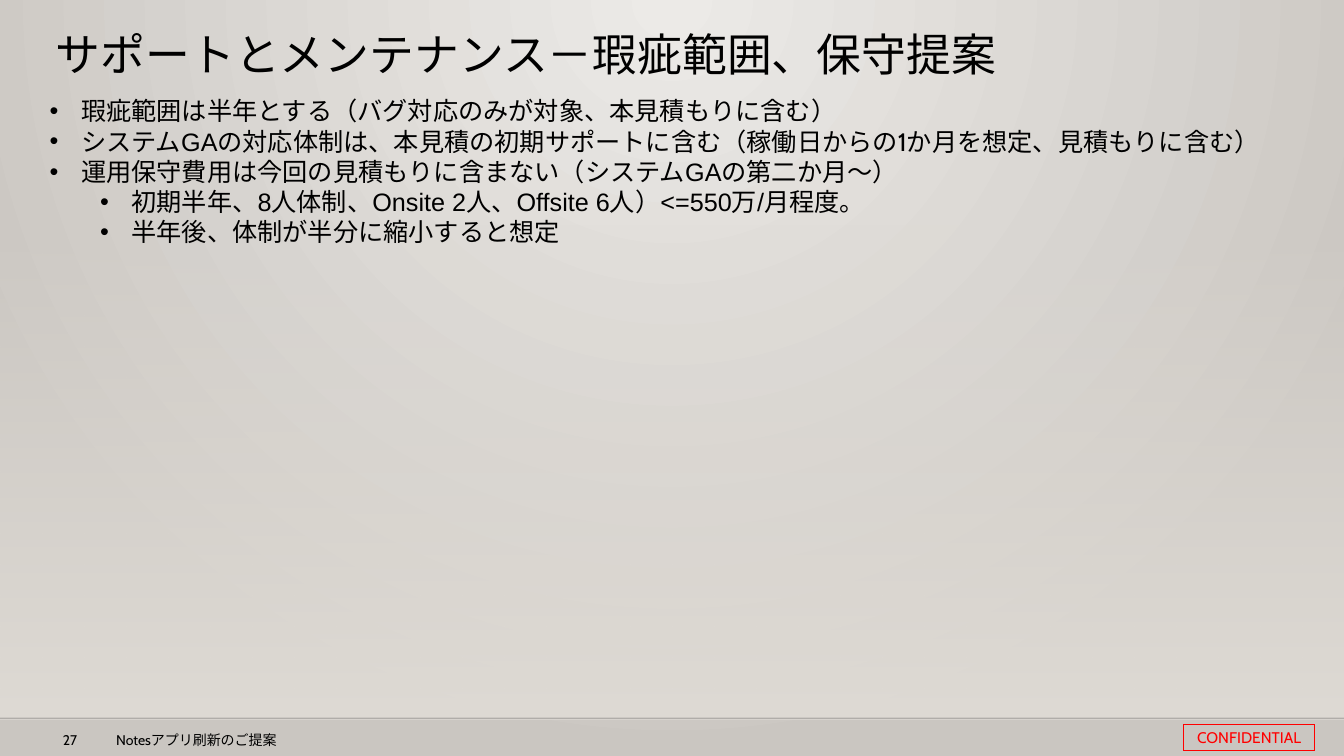
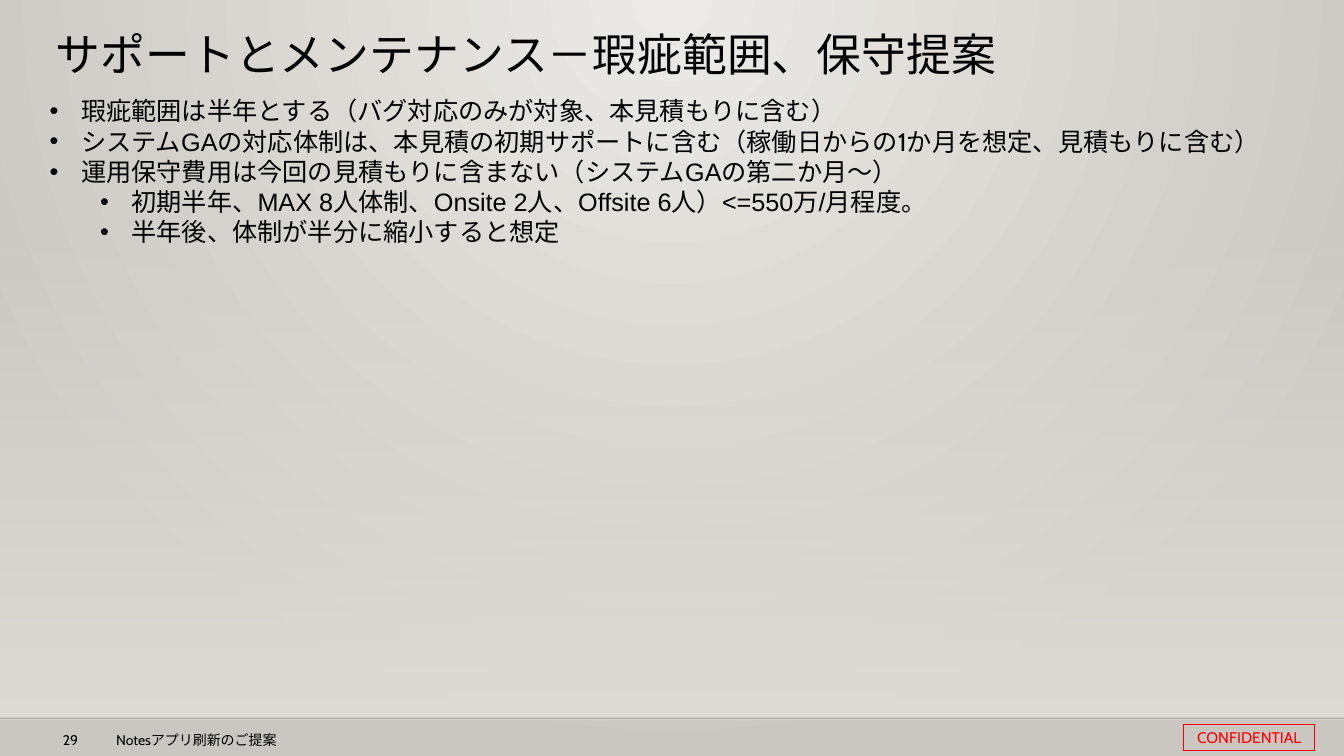
Before and after one commit to 0494938/Notes--CMS-Online, a slide deck: slide 29 of Notesアプリ刷新プロジェクト提案見積もり.v3.pptx (slide 27 before the commit). Drawn at 1344x756 pixels with LibreOffice and Linux fonts; fonts in the diff are those of the drawing; background and template pictures are left out. Boxes give left, top, right and bottom in pixels: in the first picture for what was removed or moved away, otherwise in the second. Text is boxed around its words. In the diff, an @@ line names an element or a change of style, - is before the commit and + after.

```diff
--- a/Notesアプリ刷新プロジェクト提案見積もり.v3.pptx
+++ b/Notesアプリ刷新プロジェクト提案見積もり.v3.pptx
@@ text at (x1=132, y1=189, x2=927, y2=214): text changed @@
-  • 初期半年、8人体制、Onsite 2人、Offsite 6人）<=550万/月程度。
+  • 初期半年、MAX 8人体制、Onsite 2人、Offsite 6人）<=550万/月程度。
@@ page number at (x1=63, y1=735, x2=78, y2=745): text changed @@
-27
+29
```
Also in this commit, not shown: 9 other slides changed, 2 slides added, 12 slides removed.
